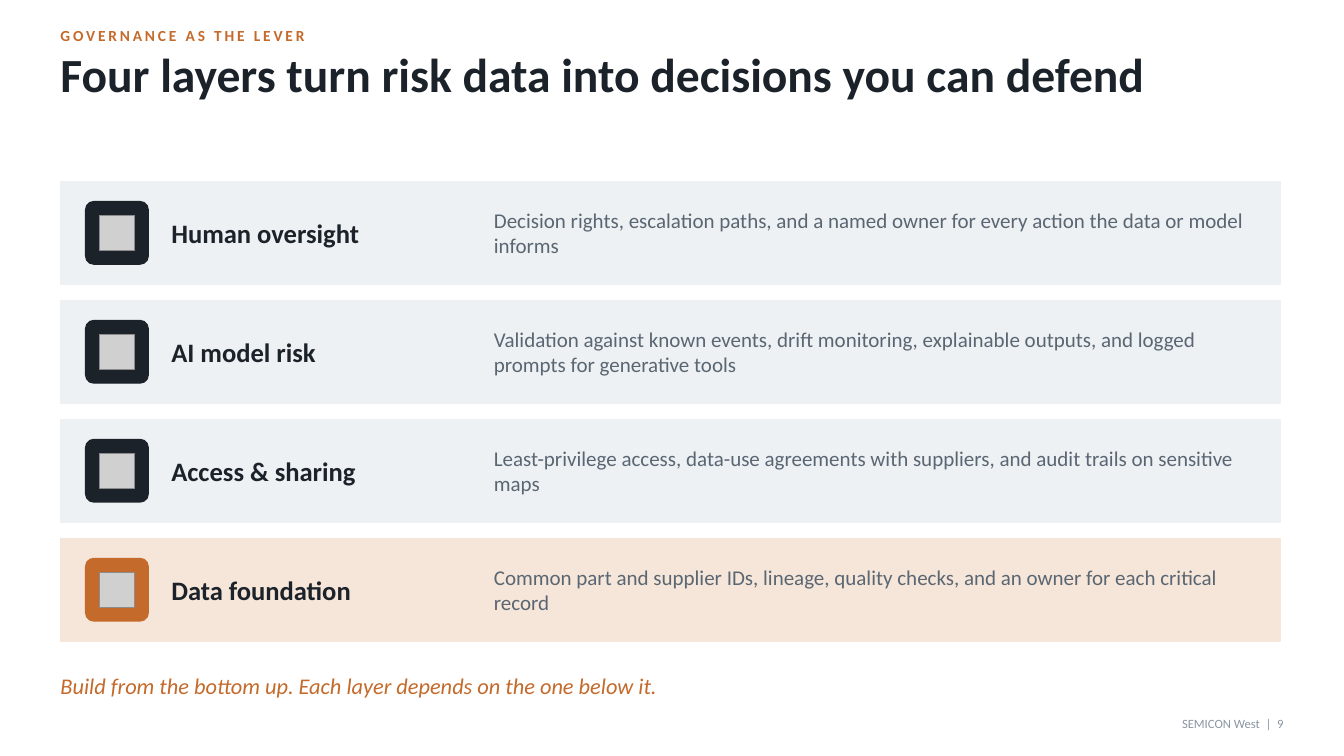
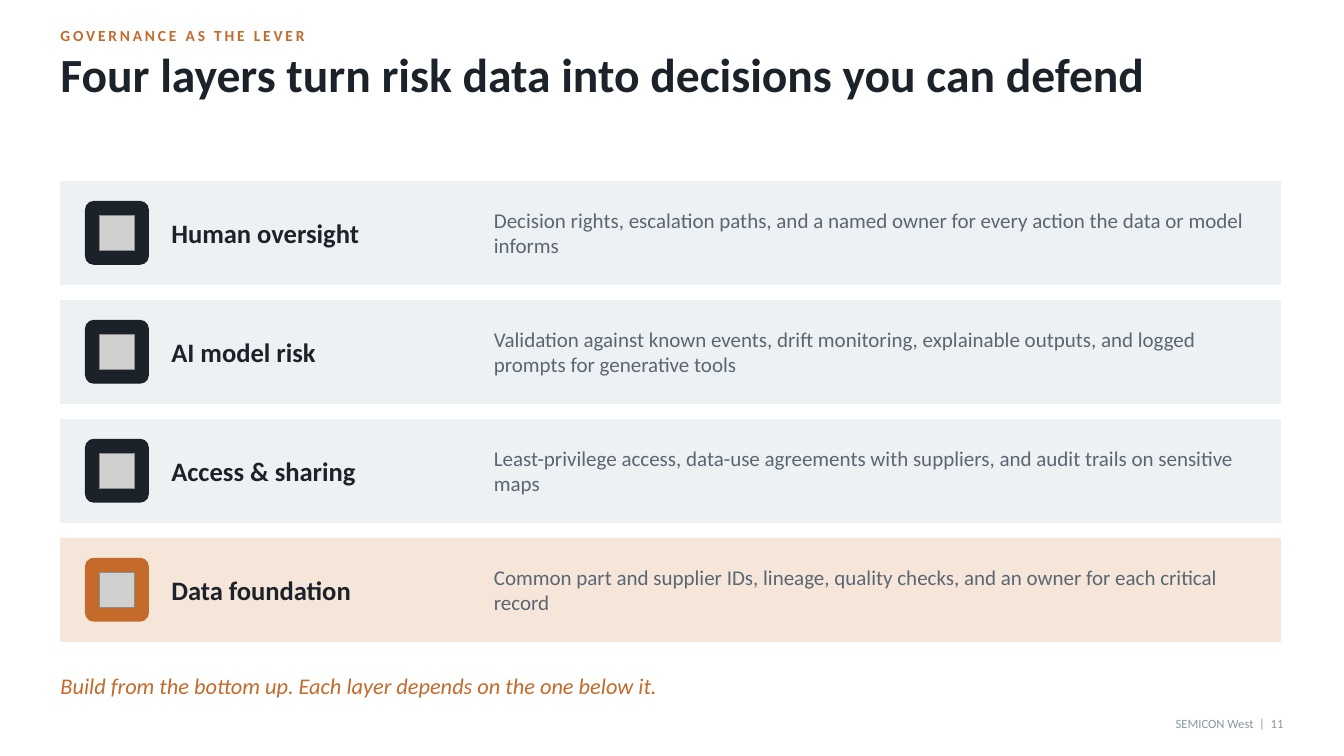
Before and after one commit to rajk2888/Bellevue-University, a slide deck: slide 11 of semicon-west/semicon-west-supply-chain-risk.pptx (slide 9 before the commit). Drawn at 1344x756 pixels with LibreOffice and Linux fonts; fonts in the diff are those of the drawing; grey boxes stand for pictures. Boxes give left, top, right and bottom in pixels: in the first picture for what was removed or moved away, otherwise in the second. Text is boxed around its words. In the diff, an @@ line names an element or a change of style, - is before the commit and + after.

```diff
--- a/semicon-west/semicon-west-supply-chain-risk.pptx
+++ b/semicon-west/semicon-west-supply-chain-risk.pptx
@@ text at (1176,720,1284,728): text changed @@
-SEMICON West | 9
+SEMICON West | 11
```
Also in this commit, not shown: 10 other slides changed, 3 slides added, 2 other files.
